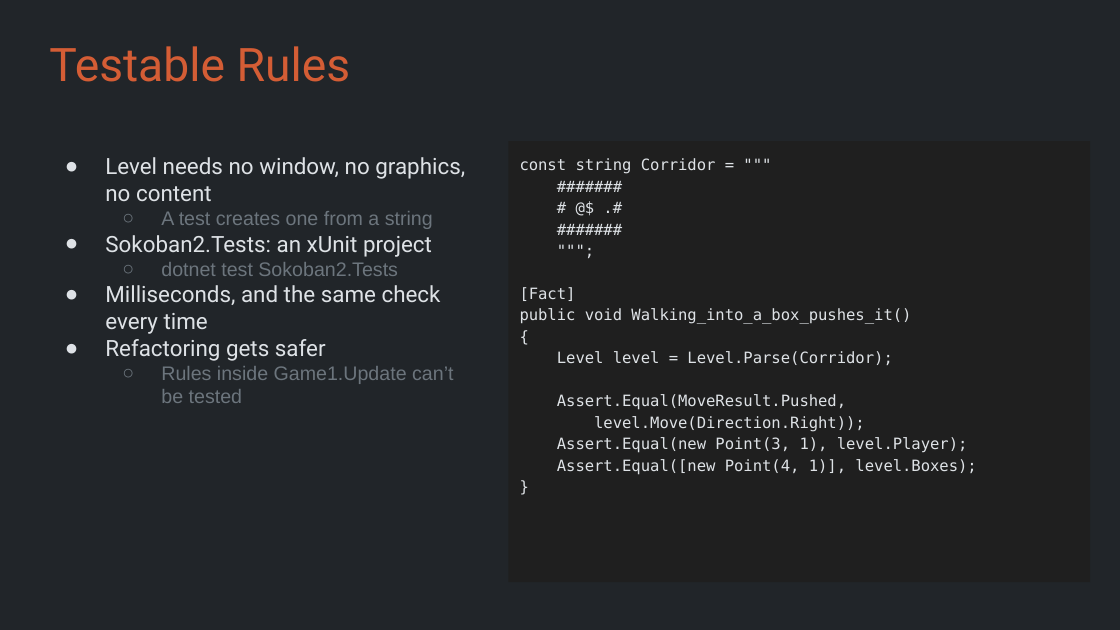
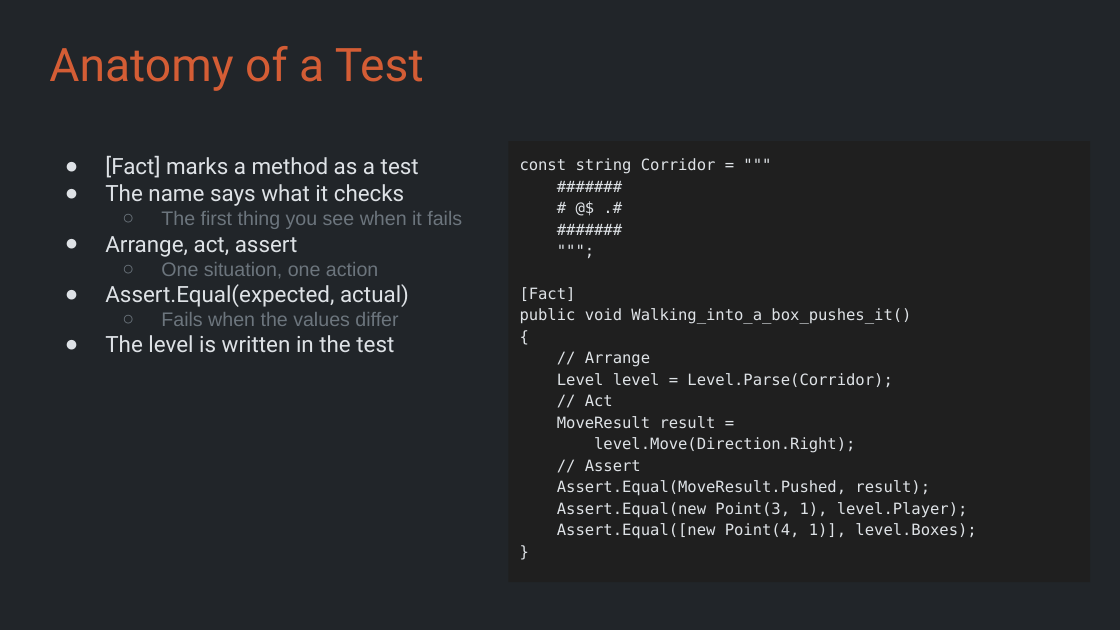
Before and after one commit to Metamate/gar, a slide deck: slide 11 of slides/04 Sokoban.pptx (slide 8 before the commit). Drawn at 1120x630 pixels with LibreOffice and Linux fonts; fonts in the diff are those of the drawing. Boxes give left, top, right and bottom in pixels: in the first picture for what was removed or moved away, otherwise in the second. Text is boxed around its words. In the diff, an @@ line names an element or a change of style, - is before the commit and + after.

```diff
--- a/slides/04 Sokoban.pptx
+++ b/slides/04 Sokoban.pptx
@@ title at <box>49,46,424,91</box>: text changed @@
-Testable Rules
+Anatomy of a Test
@@ title at <box>105,156,462,352</box>: text changed @@
-● Level needs no window, no graphics, no content
-  ○ A test creates one from a string
-● Sokoban2.Tests: an xUnit project
-  ○ dotnet test Sokoban2.Tests
-● Milliseconds, and the same check every time
-● Refactoring gets safer
-  ○ Rules inside Game1.Update can’t be tested
+● [Fact] marks a method as a test
+● The name says what it checks
+  ○ The first thing you see when it fails
+● Arrange, act, assert
+  ○ One situation, one action
+● Assert.Equal(expected, actual)
+  ○ Fails when the values differ
+● The level is written in the test
@@ text at <box>585,351,650,367</box>: paragraph added @@
+// Arrange
@@ text at <box>557,394,930,496</box>: text changed @@
-Assert.Equal(MoveResult.Pushed,
-level.Move(Direction.Right));
+// Act
+MoveResult result =
+level.Move(Direction.Right);
+// Assert
+Assert.Equal(MoveResult.Pushed, result);
```
Also in this commit, not shown: 8 other slides changed, 4 slides added, 1 other file.
